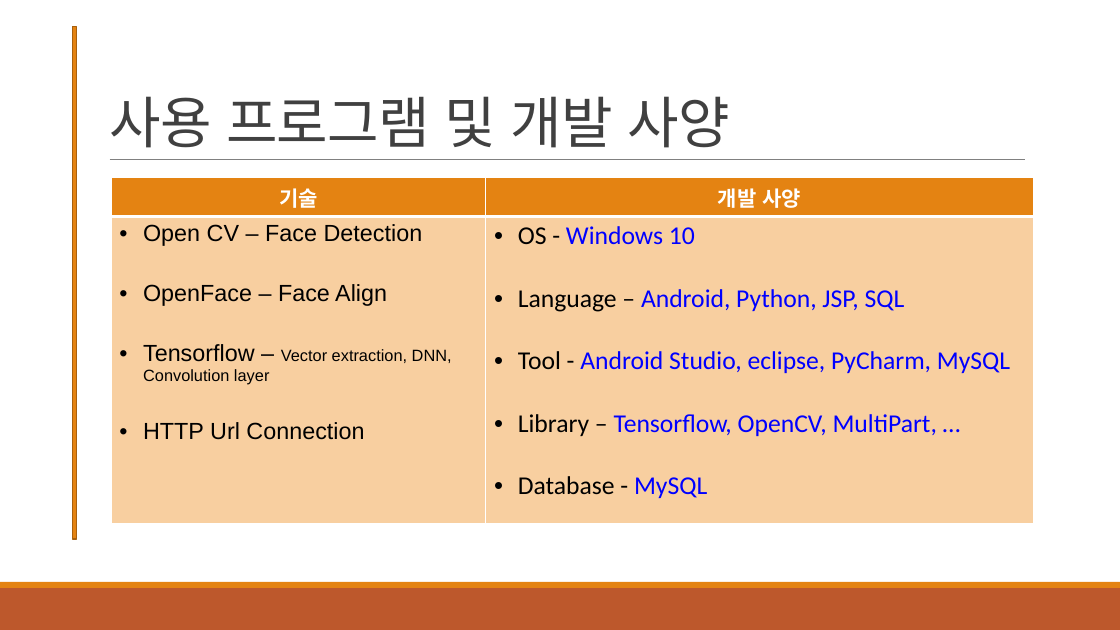
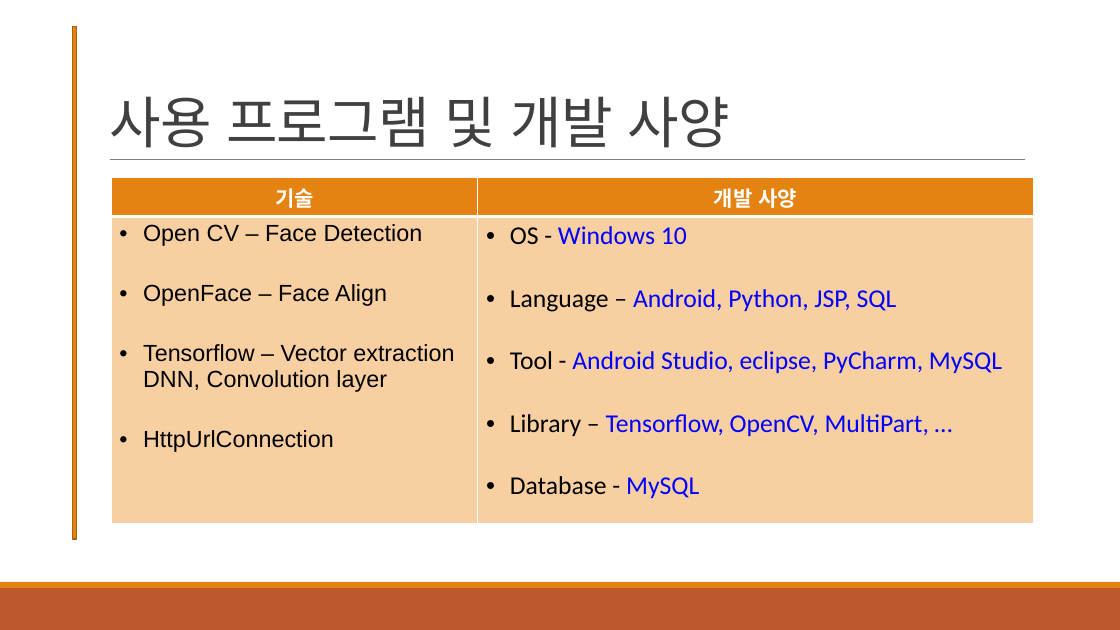
Before and after one commit to Johyeonje/Capstone, a slide deck: slide 4 of 중간점검 보고서/4조_최종발표PPT(수정본).pptx. Drawn at 1120x630 pixels with LibreOffice and Linux fonts; fonts in the diff are those of the drawing. Boxes give left, top, right and bottom in pixels: in the first picture for what was removed or moved away, otherwise in the second. Text is boxed around its words. In the diff, an @@ line names an element or a change of style, - is before the commit and + after.

```diff
--- a/중간점검 보고서/4조_최종발표PPT(수정본).pptx
+++ b/중간점검 보고서/4조_최종발표PPT(수정본).pptx
@@ table at (111, 177, 1033, 518) @@
-row 2, column 1: Open CV – Face Detection / OpenFace – Face Align / Tensorflow – Vector extraction, DNN, Convolution layer / HTTP Url Connection
+row 2, column 1: Open CV – Face Detection / OpenFace – Face Align / Tensorflow – Vector extraction DNN, Convolution layer / HttpUrlConnection
```
Also in this commit, not shown: 4 other slides changed, 1 slide added, 4 other files.
